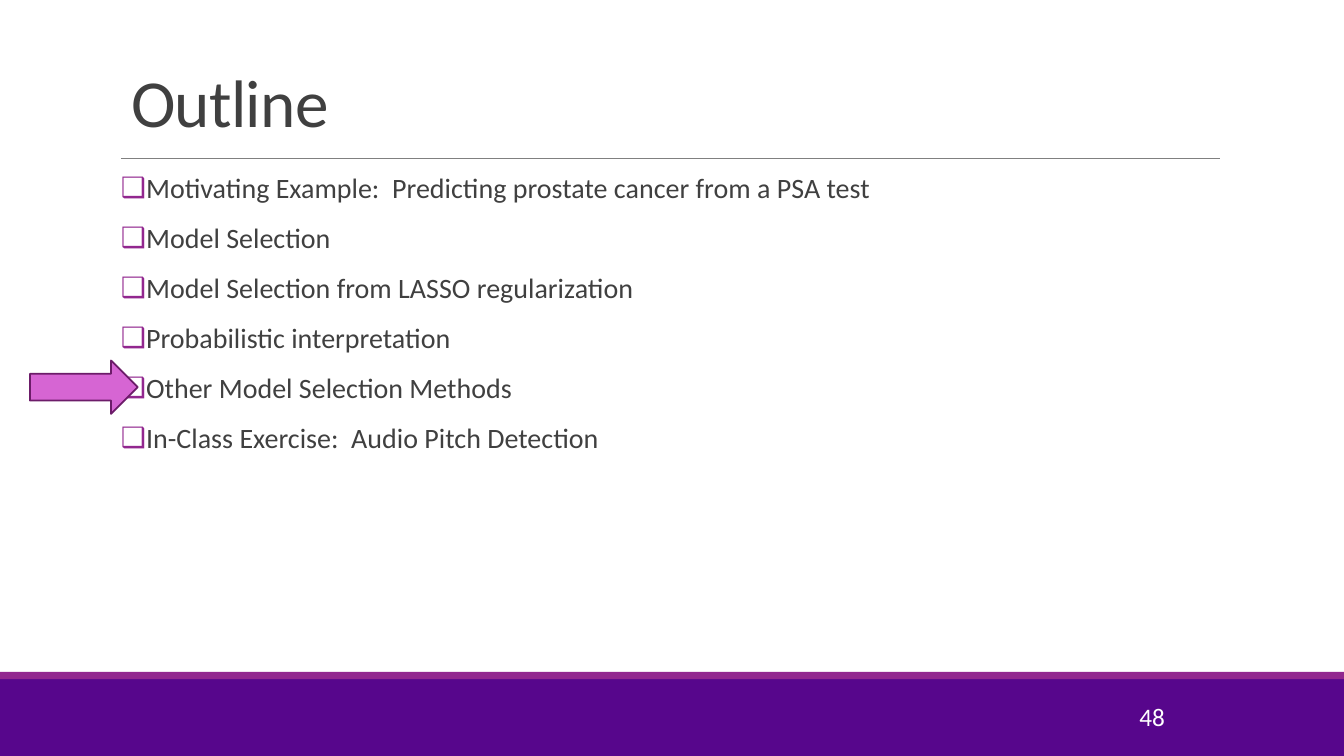
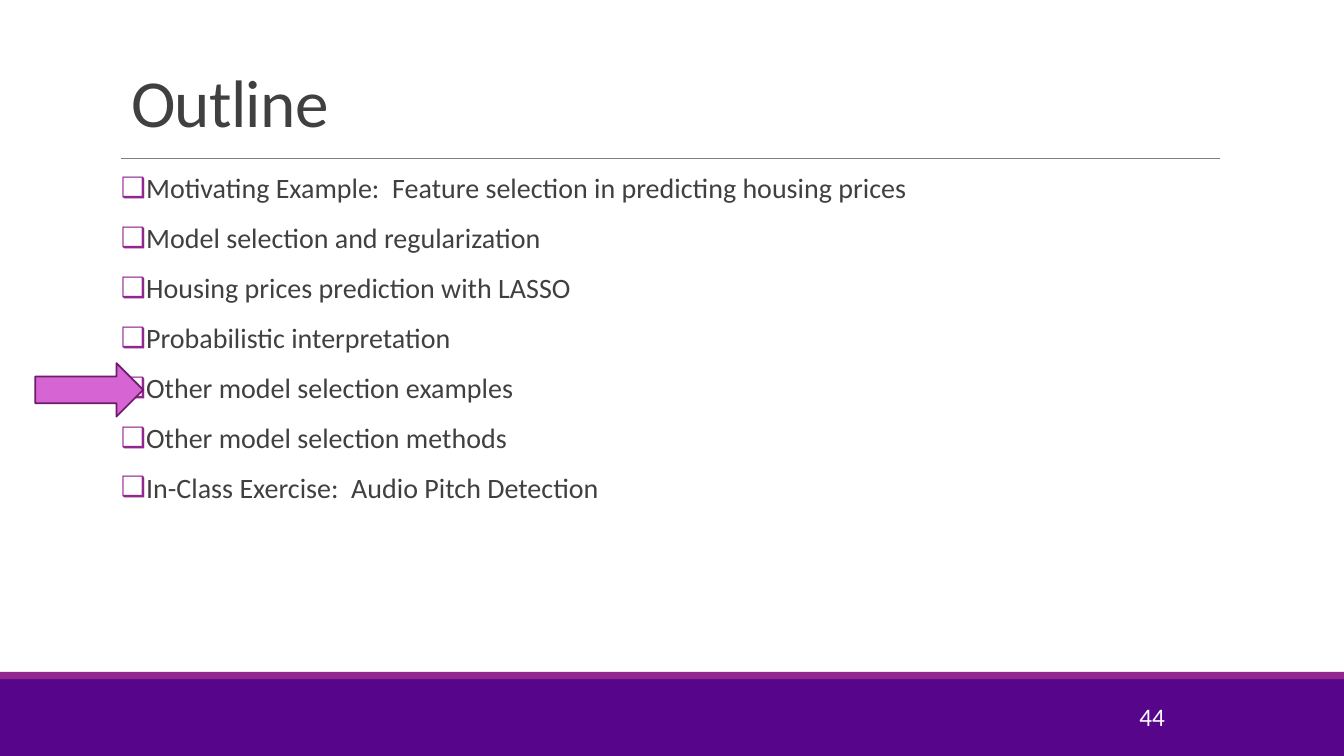
Before and after one commit to sdrangan/introml, a slide deck: slide 44 of lectures/Lect05_Lasso.pptx (slide 48 before the commit). Drawn at 1344x756 pixels with LibreOffice and Linux fonts; fonts in the diff are those of the drawing; background and template pictures are left out. Boxes give left, top, right and bottom in pixels: in the first picture for what was removed or moved away, otherwise in the second. Text is boxed around its words. In the diff, an @@ line names an element or a change of style, - is before the commit and + after.

```diff
--- a/lectures/Lect05_Lasso.pptx
+++ b/lectures/Lect05_Lasso.pptx
@@ text at [146,178,906,303]: text changed @@
-❑ Motivating Example: Predicting prostate cancer from a PSA test
-❑ Model Selection
-❑ Model Selection from LASSO regularization
+❑ Motivating Example: Feature selection in predicting housing prices
+❑ Model selection and regularization
+❑ Housing prices prediction with LASSO
@@ right arrow: place and size @@
-right arrow at [30,361,138,414]
+right arrow at [35,363,143,416]
@@ text at [146,378,513,448]: text changed @@
-❑ Other Model Selection Methods
+❑ Other model selection examples
+❑ Other model selection methods
@@ page number at [1139,709,1165,726]: text changed @@
-48
+44
```
Also in this commit, not shown: 4 other slides changed, 8 slides added, 7 slides removed, 1 other file.
